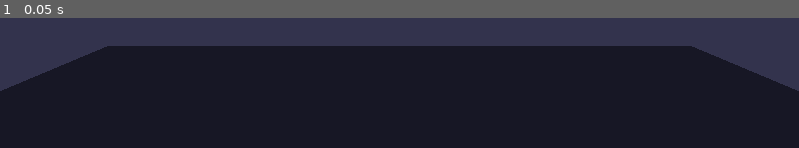
Above: before the commit, frame 1.
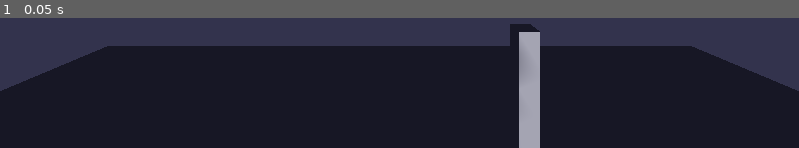
Above: after the commit, the same moment.

Repository: markettrade724-max/real-team
Game: Godot game, scene res://MainScene.tscn
Two runs of this game, one before a commit and one after it. Both use one fixed random seed, a clock stepped at 60 frames per second and the inputs below.
Inputs:
- Up to frame 1 (0.05 s): no input

The runs differ from the first frame. In frame 1, 2.7% of the frame differs, in the area x 63-68%, y 4-100%.

Commit message:
Refactor player weapon handling and input processing
Removed health and weapon initialization, added weapon instantiation at muzzle point.

Diff:
--- a/godot-projects/genesis-3d/Player.gd
+++ b/godot-projects/genesis-3d/Player.gd
@@ -3,46 +3,40 @@
 @export var speed = 5.0
 @export var jump_velocity = 4.5
 @export var mouse_sensitivity = 0.002
-@export var health = 100.0
-@export var weapon_scene: PackedScene
-@export var muzzle_point: Node3D
 
 var gravity = ProjectSettings.get_setting("physics/3d/default_gravity")
 
 func _ready():
-	add_to_group("player")
-	if weapon_scene and muzzle_point:
-		var weapon = weapon_scene.instantiate()
-		muzzle_point.add_child(weapon)
+    Input.mouse_mode = Input.MOUSE_MODE_VISIBLE
+    # إنشاء السلاح وإضافته إلى نقطة الفوهة
+    var weapon_scene = preload("res://Weapon.tscn")
+    var weapon = weapon_scene.instantiate()
+    $Muzzle.add_child(weapon)
 
 func _input(event):
-	if Input.is_action_just_pressed("ui_cancel"):
-		Input.mouse_mode = Input.MOUSE_MODE_VISIBLE
-	if event is InputEventMouseMotion and Input.mouse_mode == Input.MOUSE_MODE_CAPTURED:
-		rotate_y(-event.relative.x * mouse_sensitivity)
-		$Camera3D.rotate_x(-event.relative.y * mouse_sensitivity)
-		$Camera3D.rotation.x = clamp($Camera3D.rotation.x, -PI/2, PI/2)
-	if Input.is_action_just_pressed("fire"):
-		if muzzle_point and muzzle_point.get_child_count() > 0:
-			var weapon = muzzle_point.get_child(0)
-			if weapon and weapon.has_method("shoot"):
-				weapon.shoot()
+    if Input.is_action_just_pressed("ui_cancel"):
+        Input.mouse_mode = Input.MOUSE_MODE_VISIBLE
+    if event is InputEventMouseMotion and Input.mouse_mode == Input.MOUSE_MODE_CAPTURED:
+        rotate_y(-event.relative.x * mouse_sensitivity)
+        $Camera3D.rotate_x(-event.relative.y * mouse_sensitivity)
+        $Camera3D.rotation.x = clamp($Camera3D.rotation.x, -PI/2, PI/2)
+    if Input.is_action_just_pressed("fire"):
+        var muzzle = $Muzzle
+        if muzzle and muzzle.get_child_count() > 0:
+            var weapon = muzzle.get_child(0)
+            if weapon and weapon.has_method("shoot"):
+                weapon.shoot()
 
 func _physics_process(delta):
-	velocity.y -= gravity * delta
-	if Input.is_action_just_pressed("jump") and is_on_floor():
-		velocity.y = jump_velocity
-	var input_dir = Input.get_vector("move_left", "move_right", "move_forward", "move_back")
-	var direction = (transform.basis * Vector3(input_dir.x, 0, input_dir.y)).normalized()
-	if direction:
-		velocity.x = direction.x * speed
-		velocity.z = direction.z * speed
-	else:
-		velocity.x = move_toward(velocity.x, 0, speed)
-		velocity.z = move_toward(velocity.z, 0, speed)
-	move_and_slide()
-
-func take_damage(amount: float):
-	health -= amount
-	if health <= 0:
-		get_tree().reload_current_scene()
+    velocity.y -= gravity * delta
+    if Input.is_action_just_pressed("jump") and is_on_floor():
+        velocity.y = jump_velocity
+    var input_dir = Input.get_vector("move_left", "move_right", "move_forward", "move_back")
+    var direction = (transform.basis * Vector3(input_dir.x, 0, input_dir.y)).normalized()
+    if direction:
+        velocity.x = direction.x * speed
+        velocity.z = direction.z * speed
+    else:
+        velocity.x = move_toward(velocity.x, 0, speed)
+        velocity.z = move_toward(velocity.z, 0, speed)
+    move_and_slide()
